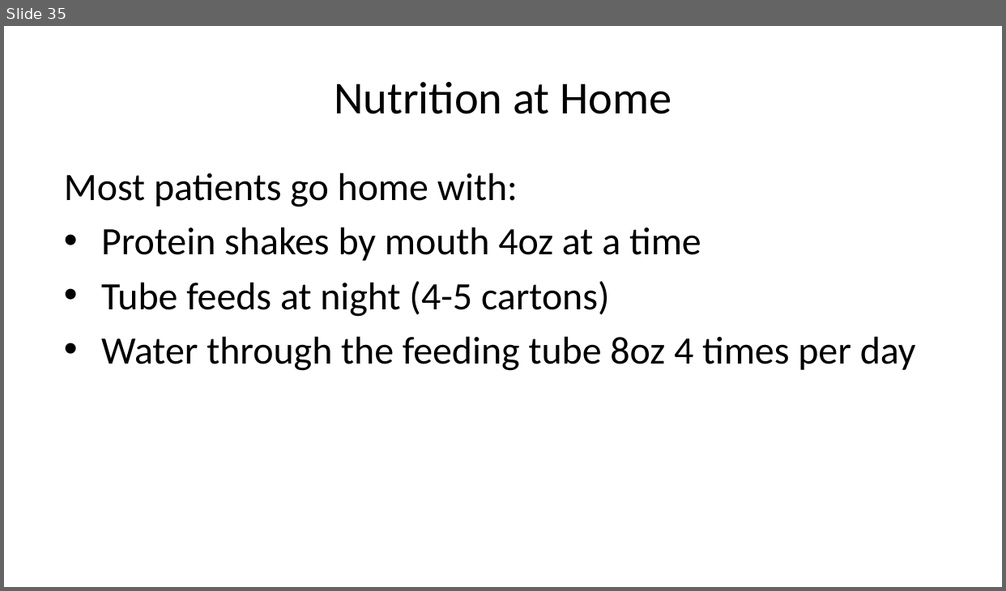
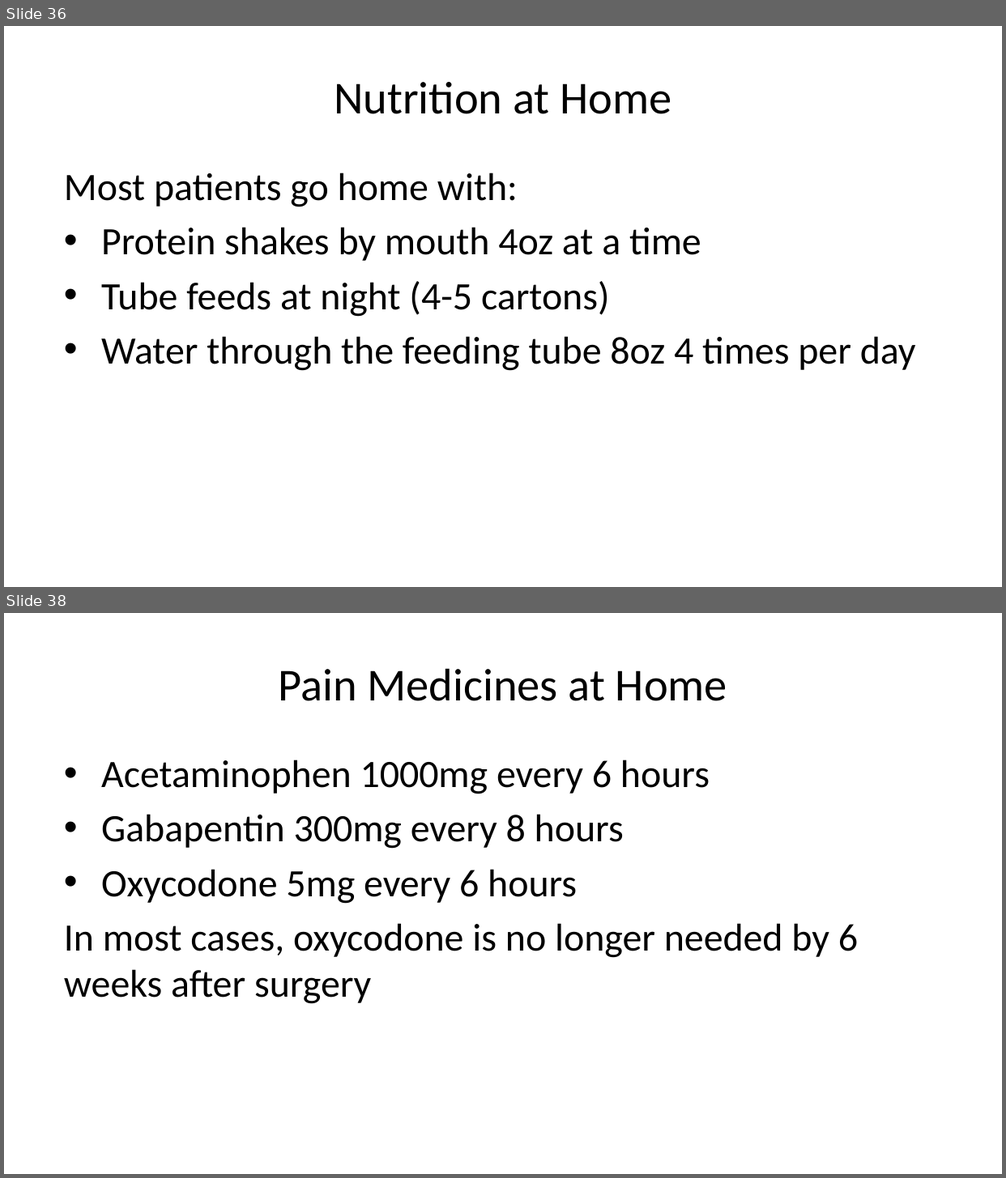
Before and after one commit to jcsalo/patient_education, a slide deck: lci_surgery.pptx. Shown one above the other, each under a label of ours: slide 35 before the commit, slides 36 and 38 after it; the slides between them are not shown. The pictures are 1006x591 and 1006x1178 pixels, drawn with LibreOffice and Linux fonts; fonts in the diff are those of the drawing. Boxes give left, top, right and bottom in pixels: in the first picture for what was removed or moved away, otherwise in the second. Text is boxed around its words. In the diff, an @@ line names an element or a change of style, - is before the commit and + after.

```diff
--- a/lci_surgery.pptx
+++ b/lci_surgery.pptx
@@ slide 38 added at (4, 613, 1002, 1174), background #FFFFFF @@
@@ title added at (278, 668, 727, 701), 33 pt, text #000000 @@
+Pain Medicines at Home
@@ text added at (64, 760, 858, 1004), 28 pt, text #000000 @@
+• Acetaminophen 1000mg every 6 hours
+• Gabapentin 300mg every 8 hours
+• Oxycodone 5mg every 6 hours
+In most cases, oxycodone is no longer needed by 6 weeks after surgery
@@ what was slide 35 is now slide 36 @@
```
Also in this commit, not shown: 2 slides changed, 6 other slides added, 1 slide removed, 38 other files.
